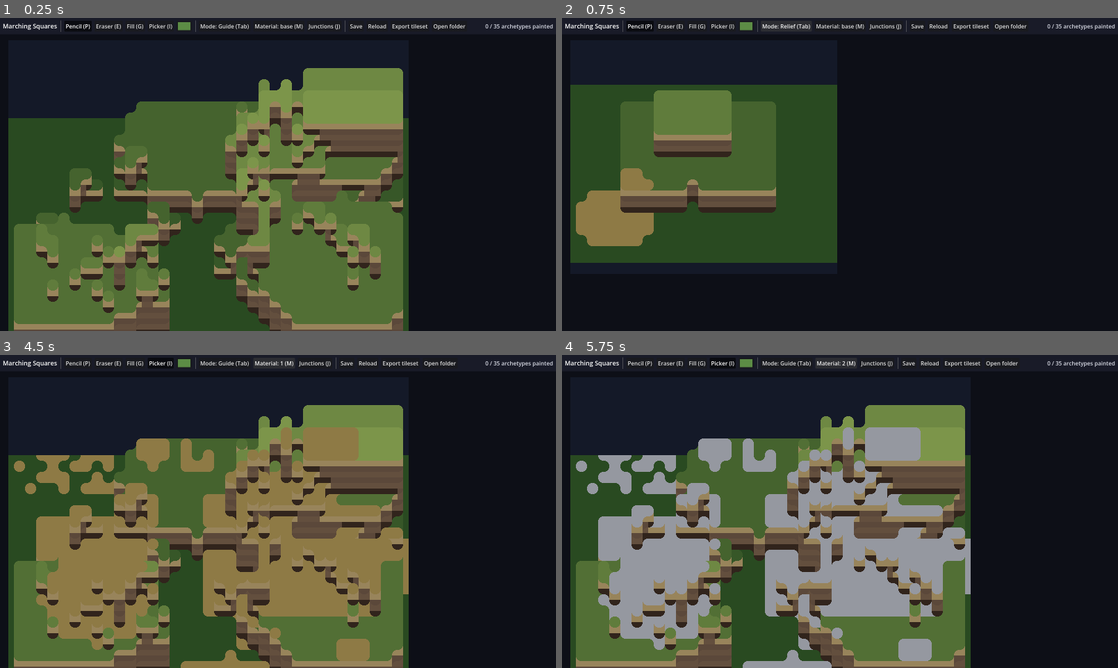
Above: before the commit, frames 1-4 (two rows, left to right).
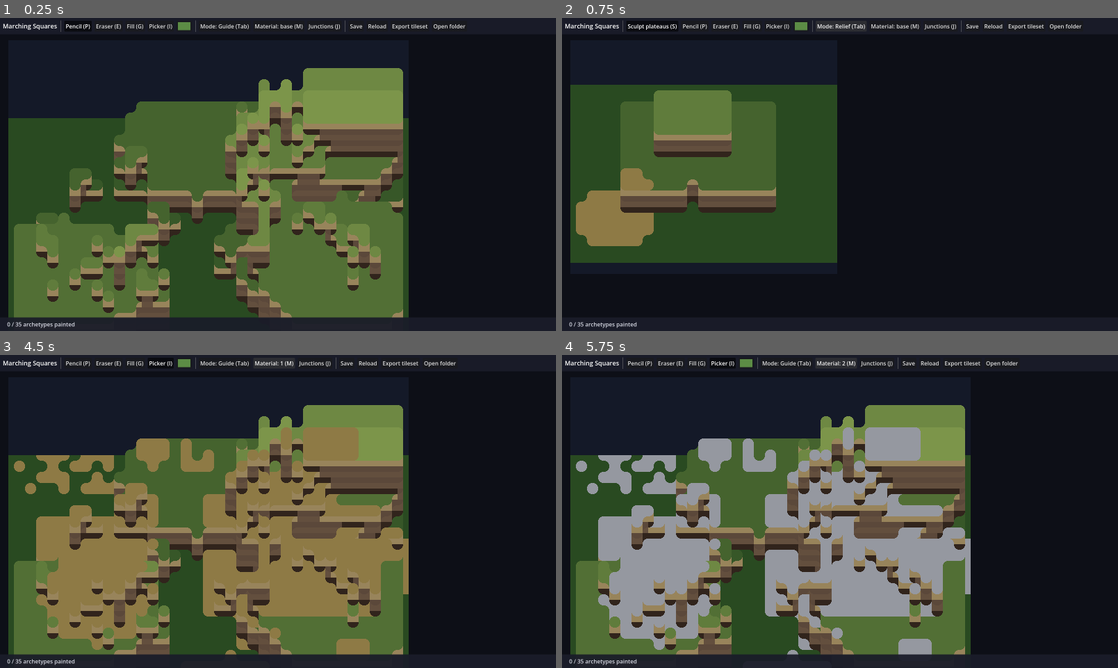
Above: after the commit, the same moments.

Repository: darref/MarchingSquares
Game: Godot game, scene res://ui/coins/atelier.tscn
Two runs of this game, one before a commit and one after it. Both use one fixed random seed, a clock stepped at 60 frames per second and the inputs below.
Inputs:
- Up to frame 1 (0.25 s): no input
- Up to frame 2 (0.75 s): click "Mode: Guide (Tab)" at 0.5 s
- Up to frame 3 (4.5 s): click "Mode: Relief (Tab)" at 1.25 s; click "Pencil (P)" at 2 s; click "Fill (G)" at 2.75 s; click "Picker (I)" at 3.5 s; click "Material: base (M)" at 4.25 s
- Up to frame 4 (5.75 s): click "Material: 1 (M)" at 5 s

The runs differ from the first frame. In frame 1, 3.2% of the frame differs, in the area x 1-100%, y 2-100%; in frame 2, 1.0%; in frame 3, 3.2%; in frame 4, 3.2%.

Commit message:
Peindre en mode test (Jordan, 4 novembre 2026) : les outils de peinture au relief, la retouche partout ; le bouton « Sculpt plateaus » ; la barre d'état en bas
Co-Authored-By: Claude Opus 5.5 <noreply@anthropic.com>
Claude-Session: https://claude.ai/code/session_01GrhGdqNtBCqZ2ntzBsKozN

Diff:
--- a/proof/coins_atelier.gd
+++ b/proof/coins_atelier.gd
@@ -155,6 +155,52 @@
 	a.matiere = 2
 	a.poser_matiere(Vector2i(10 * res, (6 - hav - 1 + a.rendu.hmax) * res), 2)
 	check(int(a._relief.mat[6 * larg + 10]) == 2, "Maj + clic pose la matière 2 sur ce coin (%d → 2)" % mav)
+
+	# PEINDRE EN MODE TEST : le relief s'ouvre sur Sculpt ; avec le crayon, un pixel peint au relief est l'image de la tuile,
+	# donc il est au guide et dans l'export.
+	check(a.outil == a.Outil.SCULPT and a._boutons_outils[a.Outil.SCULPT].visible, "le mode test s'ouvre sur « Sculpt plateaus »")
+	var h_avant: PackedInt32Array = a._relief.h.duplicate()
+	a._choisir(a.Outil.CRAYON)
+	a.couleur = Color8(255, 128, 0)
+	var rr: Rendu = a.rendu
+	var px_t := Vector2i(-1, -1)
+	for i in rr.pose_de.size():
+		var ip := rr.pose_de[i]
+		if ip >= 0 and rr.poses[ip][0] == Modele.HAUT:
+			px_t = Vector2i(i % rr.largeur(), i / rr.largeur())
+			break
+	var s_t := rr.sous(px_t.x, px_t.y)
+	var cle_t: Vector2i = s_t[0]
+	a._dernier = Vector2i(-99999, -99999)
+	a.peinture.begin_stroke()
+	a.agir(px_t)
+	a.peinture.end_stroke()
+	check(a.peinture.pixel_at(cle_t, s_t[1], s_t[2]).is_equal_approx(a.couleur) and a._relief.h == h_avant,
+			"au mode test, le crayon peint la tuile %s (et ne sculpte pas)" % cle_t)
+	check(rr.image.get_pixel(px_t.x, px_t.y).is_equal_approx(a.couleur), "la retouche se voit au relief")
+	a._basculer()
+	check(not a.mode_relief and a.outil == a.Outil.CRAYON and not a._boutons_outils[a.Outil.SCULPT].visible,
+			"Tab : le guide retrouve son outil, sans Sculpt")
+	var au_guide := 0
+	var rg: Rendu = a.rendu
+	for i: int in rg.apparitions(cle_t):
+		var sg := rg.sous(i % rg.largeur(), i / rg.largeur())
+		if sg[1] == s_t[1] and sg[2] == s_t[2] and rg.image.get_pixel(i % rg.largeur(), i / rg.largeur()).is_equal_approx(a.couleur):
+			au_guide += 1
+	check(au_guide > 0, "la retouche du mode test est au guide (%d apparitions)" % au_guide)
+	var exp_t := Travail.exporter(a.peinture, a.meta, ProjectSettings.globalize_path("user://sonde_test"))
+	var man_t: Dictionary = JSON.parse_string(FileAccess.get_file_as_string(exp_t[1]))
+	var planche_t := Image.load_from_file(exp_t[0])
+	var dans_export := false
+	for e: Dictionary in man_t.images:
+		if int(e.archetype) == cle_t.x and int(e.matiere) * 10 + int(e.variante) == cle_t.y:
+			var q := Vector2i(int(e.colonne) * res + s_t[1], int(e.rangee) * res + s_t[2])
+			dans_export = planche_t.get_pixel(q.x, q.y).is_equal_approx(a.couleur)
+	check(dans_export, "et dans la planche exportée")
+	a._basculer()
+	check(a.mode_relief and a.outil == a.Outil.CRAYON and a._boutons_outils[a.Outil.SCULPT].visible,
+			"Tab : le mode test retrouve son dernier outil (le crayon), Sculpt à portée")
+	a._choisir(a.Outil.SCULPT)
 
 	# LE GREFFON pose ce que montre l'atelier : tout peint d'un motif, une variante tirée, deux matières.
 	_peindre_tout(a)
--- a/ui/coins/atelier.gd
+++ b/ui/coins/atelier.gd
@@ -9,13 +9,18 @@
 ##           coutures possibles sont sous les yeux. Le survol éclaire l'image partout où elle est.
 ##           Avec une MATIÈRE choisie (M), le guide porte en plus son champ (`guides/coins_matieres.txt`) : ses quinze
 ##           formes de dessus posées sur les plateaux, à peindre là où elles vivront.
-##   RELIEF  on sculpte un relief à soi (clic : monter le coin le plus proche ; clic droit : le descendre ; Maj + clic :
-##           y poser la matière choisie, Maj + clic droit : l'ôter), rendu avec ses propres images, variantes TIRÉES comme
-##           le greffon les tirera.
+##   RELIEF  (le mode test) on sculpte un relief à soi avec l'outil SCULPT (S, le bouton « Sculpt plateaus », qui n'existe
+##           qu'ici ; clic : monter le coin qui se voit ; clic droit : le descendre ; Maj + clic : y poser la matière
+##           choisie, Maj + clic droit : l'ôter), rendu avec ses propres images, variantes TIRÉES comme le greffon les
+##           tirera. Et on y PEINT avec les mêmes outils qu'au guide (Jordan, 4 novembre 2026 : « corriger certaines tuiles
+##           ou les peindre directement dans le mode test, et que ça se répercute partout ») : c'est la même image, une par
+##           tuile, donc la retouche est partout — au guide, dans l'export. ⚠ Le relief ne montre pas toutes les jonctions :
+##           le survol dit combien de fois la tuile est au guide, où se vérifient ses 261 raccords (Tab).
+##           Chaque mode garde son outil : le guide le sien, le relief le sien (Sculpt au départ).
 ##   VARIANTES (comme MarchingBlocks : créées une à une, sur place, parmi les vraies voisines) — V : nouvelle variante
 ##           depuis l'apparition survolée (elle la montre aussitôt) ; C : faire défiler la variante montrée ici ; X : ôter
 ##           cette variante ; + / − : son poids (le tirage).
-## Outils : crayon (P), gomme (E, ou clic droit), pot (G), pipette (I) ; Ctrl+Z / Ctrl+Y ; J : points de jonction et grille ;
+## Outils : crayon (P), gomme (E, ou clic droit), pot (G), pipette (I), sculpter (S, au relief) ; Ctrl+Z / Ctrl+Y ; J : points de jonction et grille ;
 ## molette : zoom ; bouton du milieu (ou Espace) : déplacer ; Tab : guide ↔ relief. Textes à l'écran : anglais.
 
 const Rendu := preload("res://core/coins/rendu.gd")
@@ -30,7 +35,7 @@
 const EXPORT := "user://export"
 const SORTES := ["", "top", "cliff top", "cliff bottom", "material"]
 
-enum Outil { CRAYON, GOMME, POT, PIPETTE }
+enum Outil { CRAYON, GOMME, POT, PIPETTE, SCULPT }
 
 var peinture: Painting
 var meta := {"poids": {}, "affectation": {}}
@@ -38,6 +43,10 @@
 var mode_relief := false
 var matiere := 0
 var outil := Outil.CRAYON
+## L'outil que l'autre mode retrouvera en revenant.
+var _outil_autre := Outil.SCULPT
+## archétype → combien de fois le guide le pose (dit au survol du relief).
+var _au_guide := {}
 var couleur := Color(0.36, 0.55, 0.27)
 var zoom := 2
 var origine := Vector2(24, 64)
@@ -73,6 +82,9 @@
 	if FileAccess.file_exists(GUIDE_MATIERES):
 		_guide_mat = lire_guide(GUIDE_MATIERES).h
 	_relief = _relief_de_depart()
+	for p: Array in Modele.poses(_guide.h, _guide.colonnes, _guide.rangees):
+		var n := Archetypes.numero(p[0], p[4], p[5])
+		_au_guide[n] = int(_au_guide.get(n, 0)) + 1
 	_construire_ui()
 	_reposer()
 
@@ -121,7 +133,8 @@
 	titre.add_theme_font_size_override("font_size", 18)
 	rangee.add_child(titre)
 	rangee.add_child(VSeparator.new())
-	for o: Array in [[Outil.CRAYON, "Pencil (P)"], [Outil.GOMME, "Eraser (E)"], [Outil.POT, "Fill (G)"], [Outil.PIPETTE, "Picker (I)"]]:
+	for o: Array in [[Outil.SCULPT, "Sculpt plateaus (S)"], [Outil.CRAYON, "Pencil (P)"], [Outil.GOMME, "Eraser (E)"],
+			[Outil.POT, "Fill (G)"], [Outil.PIPETTE, "Picker (I)"]]:
 		var b := Button.new()
 		b.text = o[1]
 		b.toggle_mode = true
@@ -151,22 +164,34 @@
 		b.text = a[0]
 		b.pressed.connect(a[1])
 		rangee.add_child(b)
+	# La barre d'état vit EN BAS, sur toute la largeur : en haut, les outils du mode test la coupaient (vu à l'image).
+	var bas := PanelContainer.new()
+	bas.set_anchors_and_offsets_preset(Control.PRESET_BOTTOM_WIDE)
+	bas.grow_vertical = Control.GROW_DIRECTION_BEGIN
+	bas.add_theme_stylebox_override("panel", sb)
+	add_child(bas)
 	_statut = Label.new()
-	_statut.size_flags_horizontal = Control.SIZE_EXPAND_FILL
-	_statut.horizontal_alignment = HORIZONTAL_ALIGNMENT_RIGHT
 	_statut.clip_text = true
-	rangee.add_child(_statut)
+	bas.add_child(_statut)
 	_choisir(Outil.CRAYON)
 
 
 func _choisir(o: int) -> void:
+	if o == Outil.SCULPT and not mode_relief:
+		return
 	outil = o
 	for k: int in _boutons_outils:
 		_boutons_outils[k].button_pressed = k == o
-
-
+	_boutons_outils[Outil.SCULPT].visible = mode_relief
+
+
+## Guide ↔ relief ; chaque mode retrouve son outil (le relief commence par Sculpt).
 func _basculer() -> void:
 	mode_relief = not mode_relief
+	var avant := outil
+	outil = _outil_autre
+	_outil_autre = avant
+	_choisir(outil)
 	_reposer()
 
 
@@ -302,13 +327,13 @@
 			_zoomer(-1, b.position)
 		elif b.button_index == MOUSE_BUTTON_MIDDLE or (b.button_index == MOUSE_BUTTON_LEFT and _espace):
 			_glisse = b.pressed
-		elif mode_relief and b.pressed and b.button_index in [MOUSE_BUTTON_LEFT, MOUSE_BUTTON_RIGHT]:
+		elif mode_relief and outil == Outil.SCULPT and b.pressed and b.button_index in [MOUSE_BUTTON_LEFT, MOUSE_BUTTON_RIGHT]:
 			var gauche := b.button_index == MOUSE_BUTTON_LEFT
 			if b.shift_pressed:
 				poser_matiere(_pixel(b.position), matiere if gauche else 0)
 			else:
 				sculpter(_pixel(b.position), 1 if gauche else -1)
-		elif not mode_relief and b.button_index in [MOUSE_BUTTON_LEFT, MOUSE_BUTTON_RIGHT]:
+		elif outil != Outil.SCULPT and b.button_index in [MOUSE_BUTTON_LEFT, MOUSE_BUTTON_RIGHT]:
 			if b.pressed:
 				peinture.begin_stroke()
 				_peint = true
@@ -354,6 +379,8 @@
 		_choisir(Outil.POT)
 	elif k.keycode == KEY_I:
 		_choisir(Outil.PIPETTE)
+	elif k.keycode == KEY_S:
+		_choisir(Outil.SCULPT)
 	elif k.keycode == KEY_J:
 		_basculer_jonctions()
 	elif k.keycode == KEY_M:
@@ -384,8 +411,9 @@
 
 func _survoler(p: Vector2i) -> void:
 	_survol = p
-	if mode_relief:
-		_dire("Click: raise the nearest corner · right click: lower it · Shift: paint material %d" % matiere)
+	if mode_relief and outil == Outil.SCULPT:
+		_eclairer(Vector2i(-1, -1))
+		_dire("Click: raise the corner you see · right click: lower it · Shift: paint material %d" % matiere)
 		return
 	var s := rendu.sous(p.x, p.y)
 	if s.is_empty():
@@ -401,6 +429,10 @@
 	var nb := Travail.nb_variantes(meta, n, m)
 	var quoi: String = SORTES[a.sorte] if m == 0 else "material %d" % m
 	var var_txt := "" if nb <= 1 else " · variant %d of %d (weight %d)" % [k, nb - 1, Travail.poids(meta, n, m)[k]]
+	if mode_relief:
+		_dire("Archetype %d (%s)%s · %d times here, %d in the guide (Tab: check its junctions) · pixel %d,%d"
+				% [n, quoi, var_txt, rendu.poses_de(n), int(_au_guide.get(n, 0)), s[1], s[2]])
+		return
 	_dire("Archetype %d (%s)%s · seen %d times · pixel %d,%d · V: new variant here" % [n, quoi, var_txt,
 			rendu.poses_de(n), s[1], s[2]])
 
Not shown, changed: CLAUDE.md
